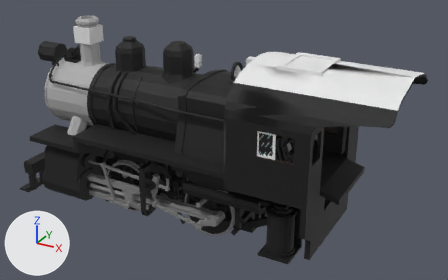
An edit to the OBJ model src/main/resources/assets/immersiverailroading/models/rolling_stock/locomotives/a5_switcher/a5_switcher.obj, drawn before and after from the same camera.
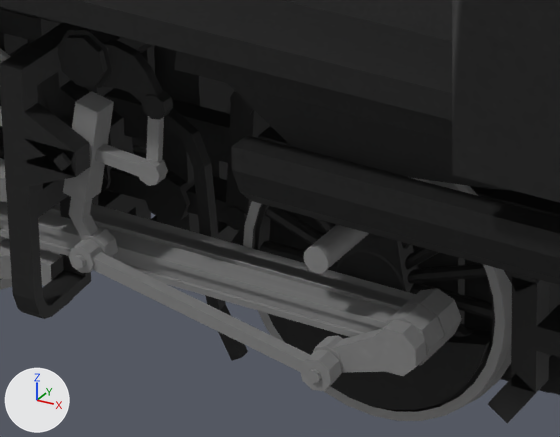
Each version is shown whole from a camera (50 mm lens) standing at (7.59, -11.73, 8.0) and looking at (1.03, 0.2, 2.03), then close up on the part from 31% to 54% of the width and 56% to 85% of the height. The axes (+X, +Y, +Z) are drawn at lower left. The lights are the same throughout. Where no turn or scale is listed for an object, it has been applied to the vertices. Vertices at the same position are counted once.

In view in the first close-up: 'A5Body_Cylinder.009', 'A5BrakeShoes_Cube.033', 'A5Cab_Cylinder.047', 'ECCENTRIC_CRANK_LEFT_Plane.008', 'ECCENTRIC_ROD_LEFT_Plane.001', 'EXPANSION_LINK_LEFT_Plane.007', 'FIREBOX_Cylinder.002', 'FRAME_Cylinder.049', 'MAIN_ROD_LEFT_Cube.052', 'REVERSING_ARM_SIDE_Cylinder.028', 'SIDE_ROD_LEFT_Cube.054', 'STEAM_CHEST_Cylinder.001', 'WHEEL_DRIVER_2_Cylinder.054'.
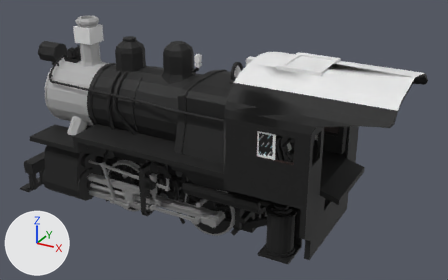
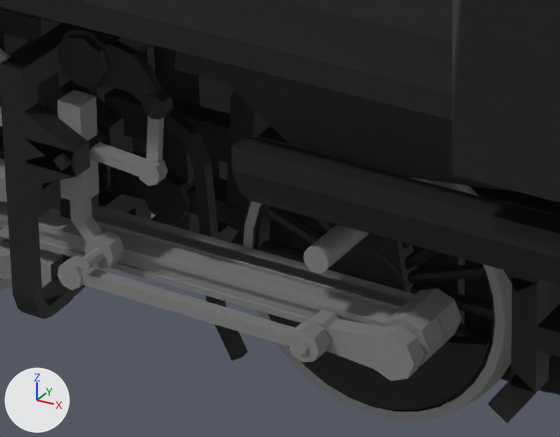
Changed parts and their boxes (x1, y1, x2, y2) in the close-ups (560 x 437 px):
'ECCENTRIC_ROD_LEFT_Plane.001', deleted
    before: (68, 239, 342, 391)
'ECCENTRIC_ROD_LEFT_Cube.003', added
    after: (57, 255, 330, 362)
'EXPANSION_LINK_LEFT_Plane.007', mesh turned
    before: (63, 91, 118, 269)
    after: (57, 90, 124, 270)
'ECCENTRIC_CRANK_LEFT_Plane.009', added
    after: (308, 310, 424, 381)
'ECCENTRIC_CRANK_LEFT_Plane.008', deleted
    before: (312, 319, 426, 376)

What the commit changed:
me_expansion_link_left_plane_007 has 56 vertices, 92 faces and spans x -0.113..0.101, y -1.386..-1.172, z 0.673..1.493.
me_expansion_link_left_plane_007 is used by ob_expansion_link_left_plane_007; location (0.0, 0.0, 0.0).
me_expansion_link_left_plane_007 part 1: the whole mesh is turned -10 degrees about the y axis through its middle, then moved by (-0.016, -0.012, -0.001).
Mesh me_eccentric_rod_left_cube_003 is new.
It has 56 vertices, 96 faces and spans x -0.106..1.255, y -1.406..-1.195, z 0.585..0.745.
It uses material mat_rod01 (picture img_rod01_png).
Mesh me_eccentric_crank_left_plane_009 is new.
It has 36 vertices, 64 faces and spans x 1.106..1.655, y -1.289..-1.186, z 0.545..0.773.
It uses material mat_rod01 (picture img_rod01_png).
Object 'ECCENTRIC_CRANK_LEFT_Plane.008' (ob_eccentric_crank_left_plane_008) is deleted.
Object 'ECCENTRIC_ROD_LEFT_Plane.001' (ob_eccentric_rod_left_plane_001) is deleted.
Object 'ECCENTRIC_ROD_LEFT_Cube.003' (ob_eccentric_rod_left_cube_003) is new; it shows me_eccentric_rod_left_cube_003.
Its location is (0.0, 0.0, 0.0).
Object 'ECCENTRIC_CRANK_LEFT_Plane.009' (ob_eccentric_crank_left_plane_009) is new; it shows me_eccentric_crank_left_plane_009.
Its location is (0.0, 0.0, 0.0).
